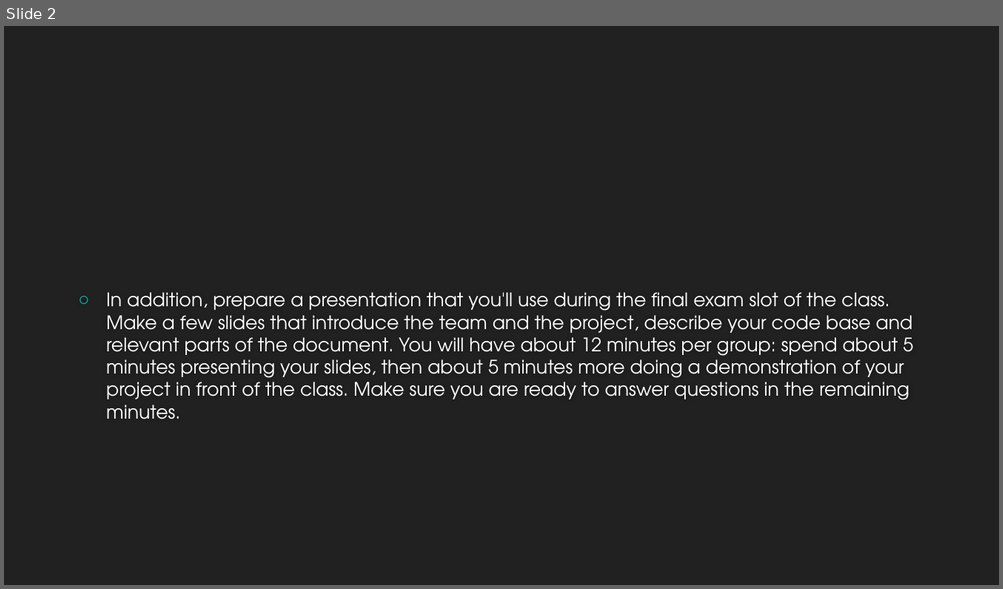
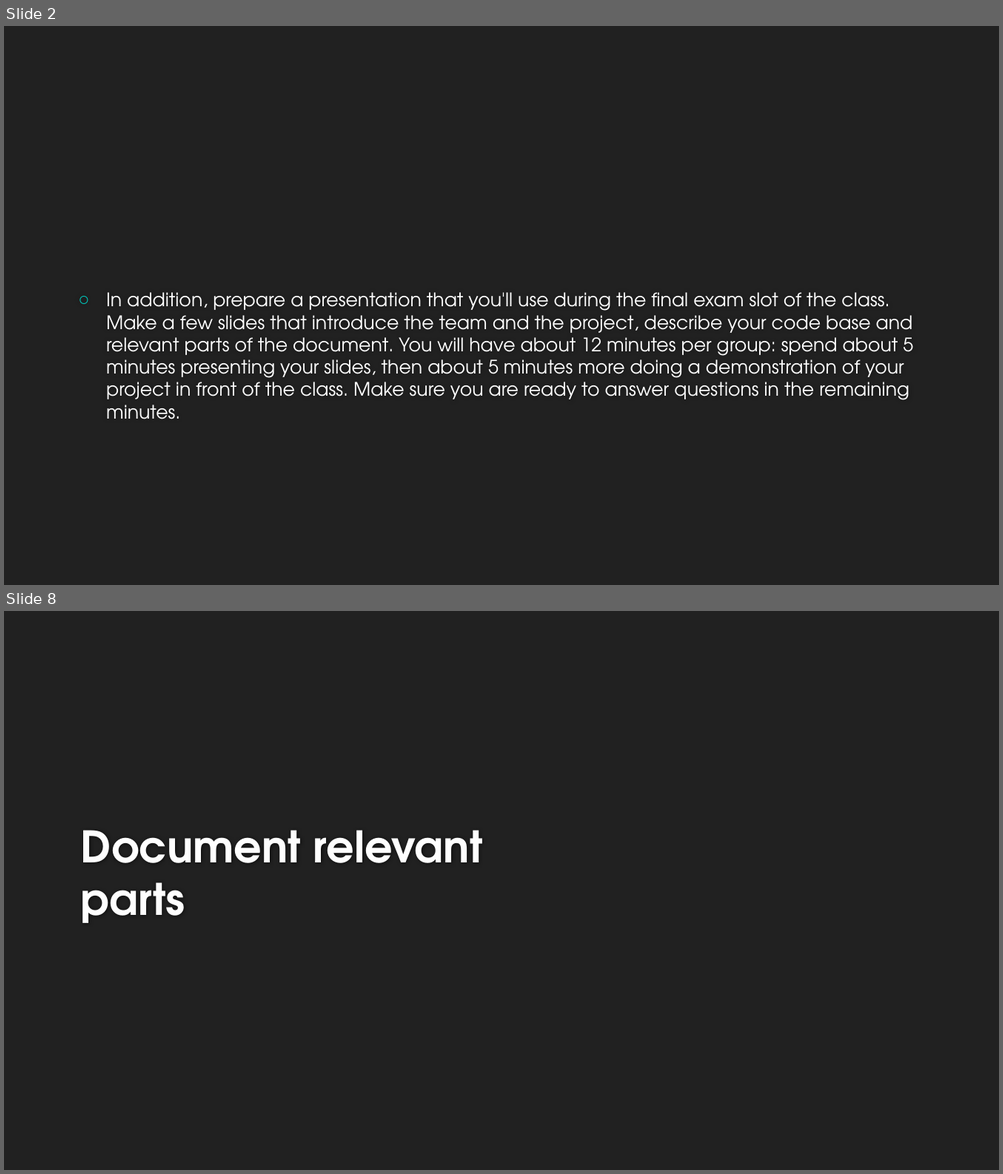
Before and after one commit to recursor94/CSC-380-Project, a slide deck: CSC380 Final Presentation.pptx. Shown one above the other, each under a label of ours: slide 2 before the commit, slides 2 and 8 after it; the slides between them are not shown. The pictures are 1003x589 and 1003x1174 pixels, drawn with LibreOffice and Linux fonts; fonts in the diff are those of the drawing; background and template pictures are left out. Boxes give left, top, right and bottom in pixels: in the first picture for what was removed or moved away, otherwise in the second. Text is boxed around its words. In the diff, an @@ line names an element or a change of style, - is before the commit and + after.

```diff
--- a/CSC380 Final Presentation.pptx
+++ b/CSC380 Final Presentation.pptx
@@ slide 8 added at bbox=[4, 611, 999, 1170], background #212121 @@
@@ title added at bbox=[81, 830, 483, 923], 42 pt, text #FEFEFE, bold @@
+Document relevant parts
```
Also in this commit, not shown: 1 slide changed, 4 other slides added, 1 slide removed, 1 other file.
